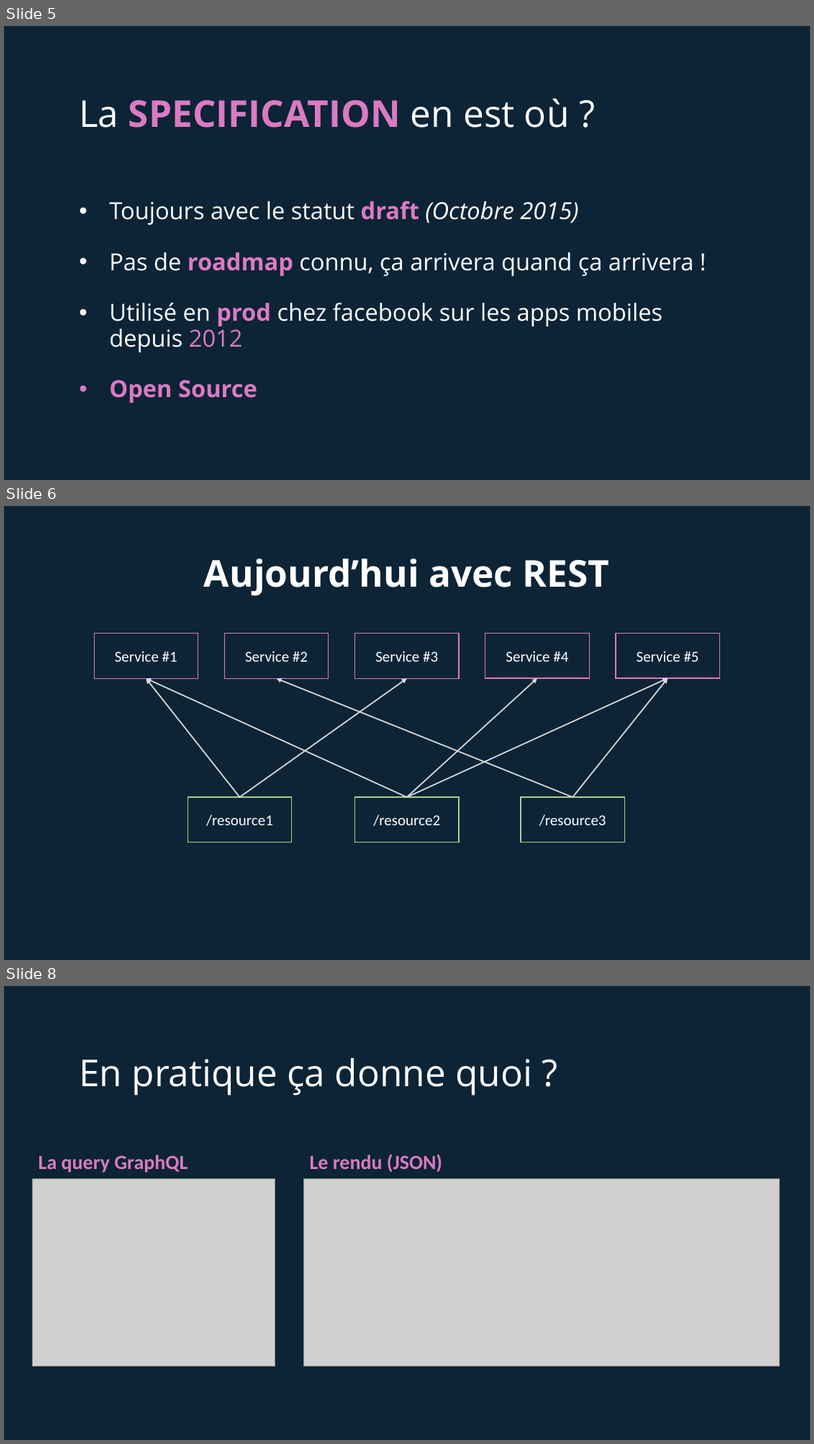
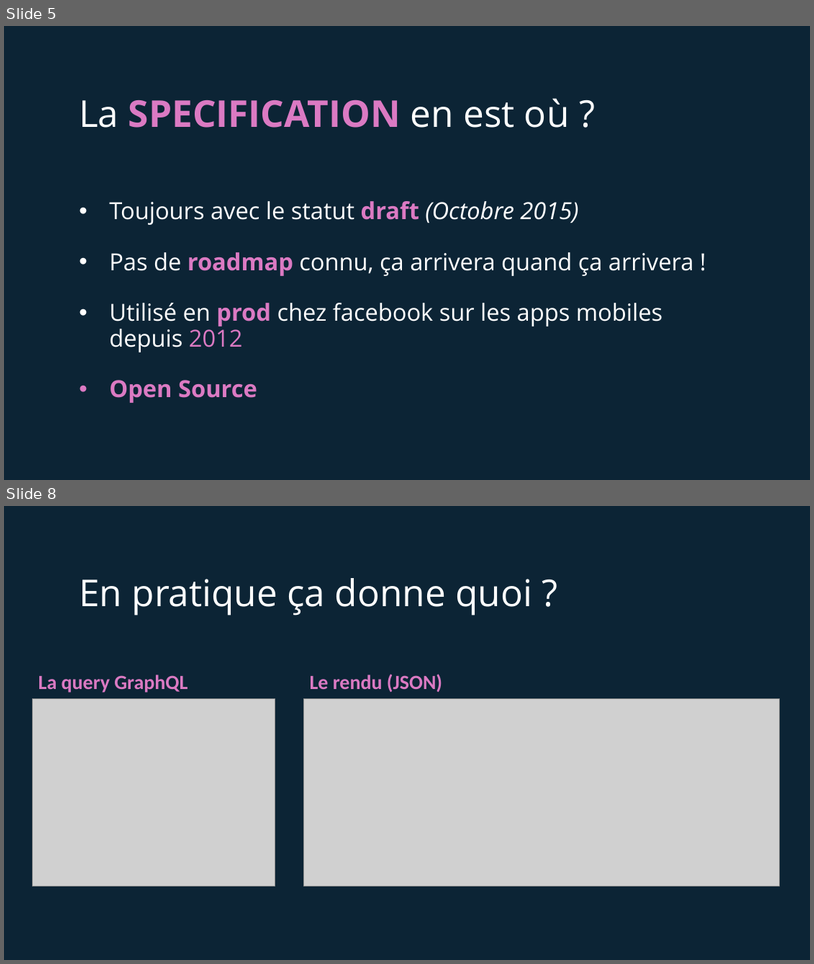
Before and after one commit to tsunammis/graphql-the-new-age-of-api, a slide deck: introduction-graphql.pptx. Shown one above the other, each under a label of ours: slides 5, 6 and 8 before the commit, slides 5 and 8 after it; the slides between them are not shown. The pictures are 814x1444 and 814x964 pixels, drawn with LibreOffice and Linux fonts; fonts in the diff are those of the drawing; grey boxes stand for pictures. Boxes give left, top, right and bottom in pixels: in the first picture for what was removed or moved away, otherwise in the second. Text is boxed around its words. In the diff, an @@ line names an element or a change of style, - is before the commit and + after.

```diff
--- a/introduction-graphql.pptx
+++ b/introduction-graphql.pptx
@@ slide 6 removed at (x1=4, y1=506, x2=810, y2=960), background #0C2435 @@
@@ title removed at (x1=204, y1=559, x2=610, y2=596) @@
-Aujourd’hui avec REST
@@ rectangle removed at (x1=94, y1=633, x2=198, y2=678) @@
-Service #1
@@ rectangle removed at (x1=225, y1=633, x2=329, y2=678) @@
-Service #2
@@ rectangle removed at (x1=355, y1=633, x2=460, y2=678) @@
-Service #3
@@ rectangle removed at (x1=486, y1=633, x2=589, y2=678) @@
-Service #4
@@ rectangle removed at (x1=616, y1=633, x2=720, y2=678) @@
-Service #5
@@ arrow removed from (240, 797) to (146, 678) @@
@@ arrow removed from (407, 797) to (146, 678) @@
@@ arrow removed from (240, 797) to (407, 678) @@
@@ arrow removed from (574, 797) to (277, 678) @@
@@ arrow removed from (407, 797) to (669, 678) @@
@@ arrow removed from (407, 797) to (538, 678) @@
@@ arrow removed from (574, 797) to (669, 678) @@
@@ rectangle removed at (x1=188, y1=797, x2=292, y2=842) @@
-/resource1
@@ rectangle removed at (x1=355, y1=797, x2=460, y2=842) @@
-/resource2
@@ rectangle removed at (x1=521, y1=797, x2=625, y2=842) @@
-/resource3
```
Also in this commit, not shown: 1 slide changed, 2 slides added, 1 other slide removed, 1 other file.
